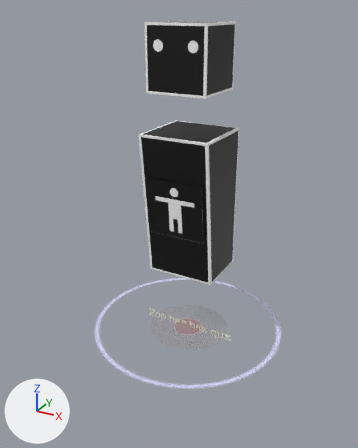
One commit to the glTF model static/assets/3d/cuboid-man.glb: the scene before it, then after it.
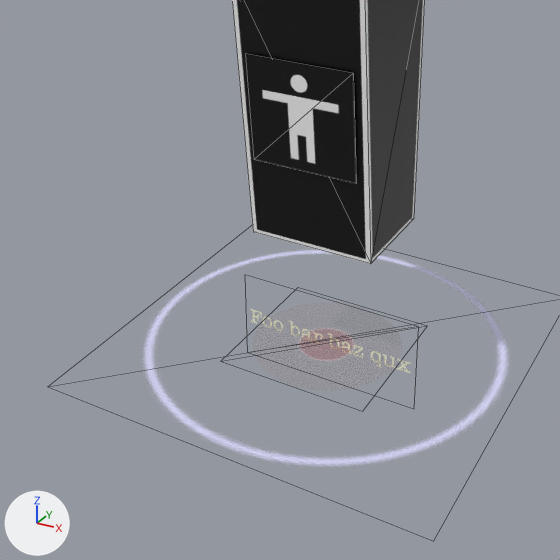
Each version appears first whole from a 50 mm lens placed at (1.46, -2.81, 2.21), pointed at (-0.04, -0.08, 0.85), and next in a close-up on the part from 6% to 86% of the width and 33% to 98% of the height. Arrows for +X, +Y and +Z are at lower left; the lights stay in place. The close-ups show mesh edges as thin lines. Vertices at the same position are counted once.

Script lines for the objects in view, before the commit:
```python
me_cube_003 = bpy.data.meshes.new('Cube.003')
me_cube_003.from_pydata(...)  # 32 vertices, 32 faces; spans x -0.75..0.75, y -0.75..0.75, z -0.19..2.13
me_cube_003.materials.append(mat_cuboid_man_material)  # picture img_cuboid_man_tex
ob_cuboid_man_mesh = bpy.data.objects.new('cuboid-man-mesh', me_cube_003)
ob_cuboid_man_mesh.location = (0.0, 0.0, 0.0)
```
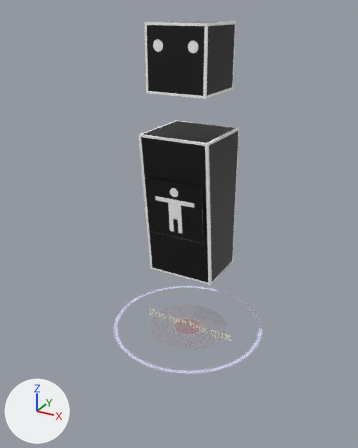
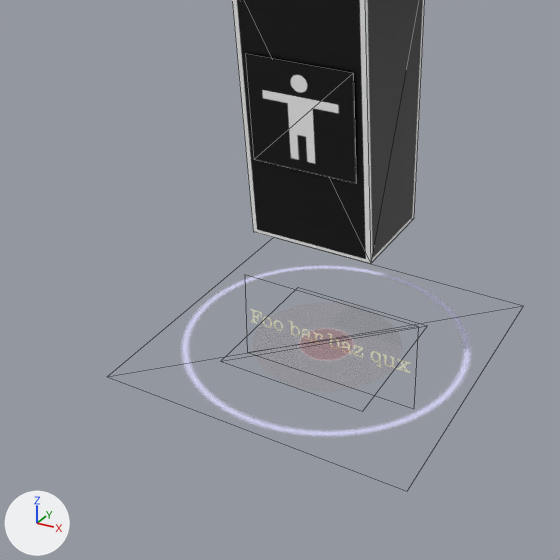
What differs and where, as boxes [x1, y1, x2, y2] in the close-ups (560 x 560 px; the box of a moved part takes in the faces that stretch with it):
'cuboid-man-mesh', reshaped
    before: [145, 0, 507, 465]
    after: [182, 0, 470, 436]
part 1 of me_cube_003, moved or reshaped
    before: [145, 250, 507, 465]
    after: [182, 266, 470, 436]

Diff of the bpy script that builds the scene:
```diff
--- a/static/assets/3d/cuboid-man.glb.py
+++ b/static/assets/3d/cuboid-man.glb.py
@@ me_cube_003 @@
 me_cube_003.from_pydata(...)  # 32 vertices, 32 faces; spans x -0.75..0.75, y -0.75..0.75, z -0.19..2.13
 # used by ob_cuboid_man_mesh; location = (0.0, 0.0, 0.0)
-me_cube_003.vertices[20].co = (-0.75, -0.75, 0.0)
-me_cube_003.vertices[21].co = (0.75, -0.75, 0.0)
-me_cube_003.vertices[22].co = (-0.75, 0.75, 0.0)
-me_cube_003.vertices[23].co = (0.75, 0.75, 0.0)
+# me_cube_003 part 1
+me_cube_003.vertices[20].co = (-0.6, -0.6, 0.0)
+me_cube_003.vertices[21].co = (0.6, -0.6, 0.0)
+me_cube_003.vertices[22].co = (-0.6, 0.6, 0.0)  # pixel (273, 237)
+me_cube_003.vertices[23].co = (0.6, 0.6, 0.0)
 me_cube_003.materials.append(mat_cuboid_man_material)
```
